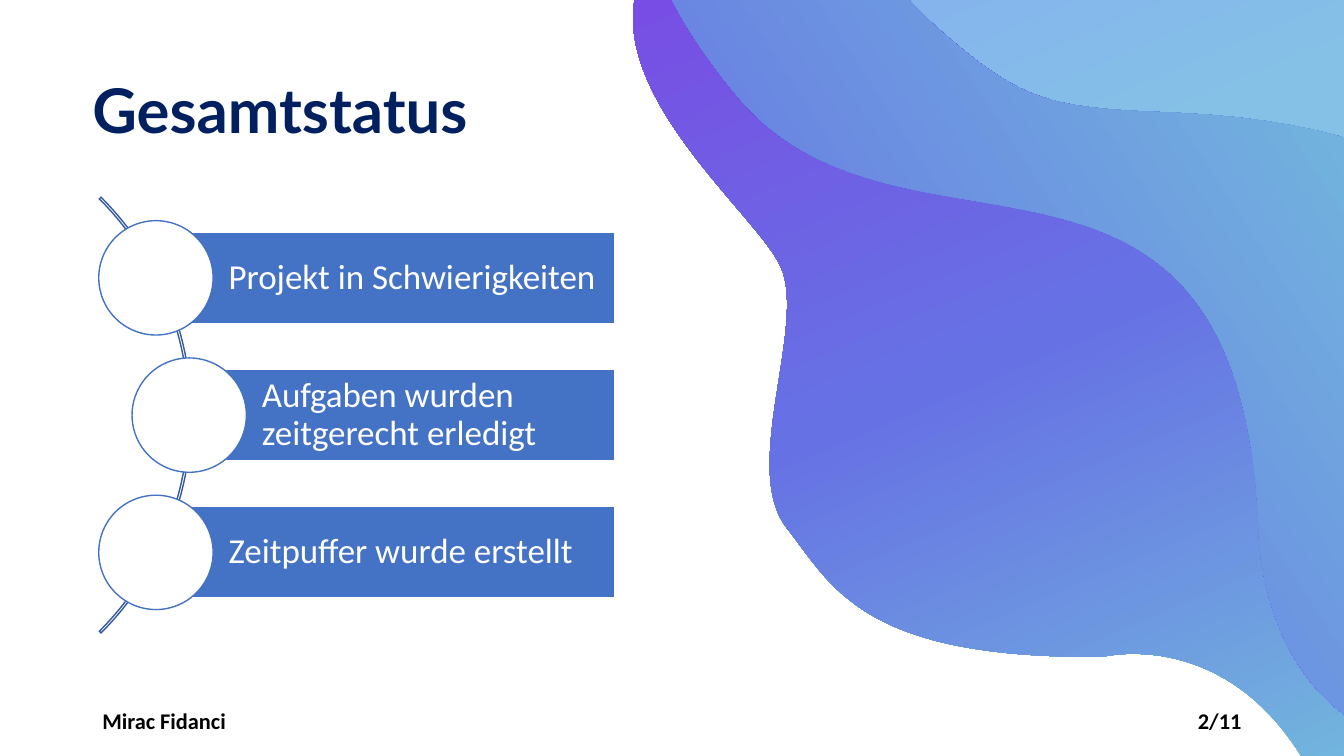
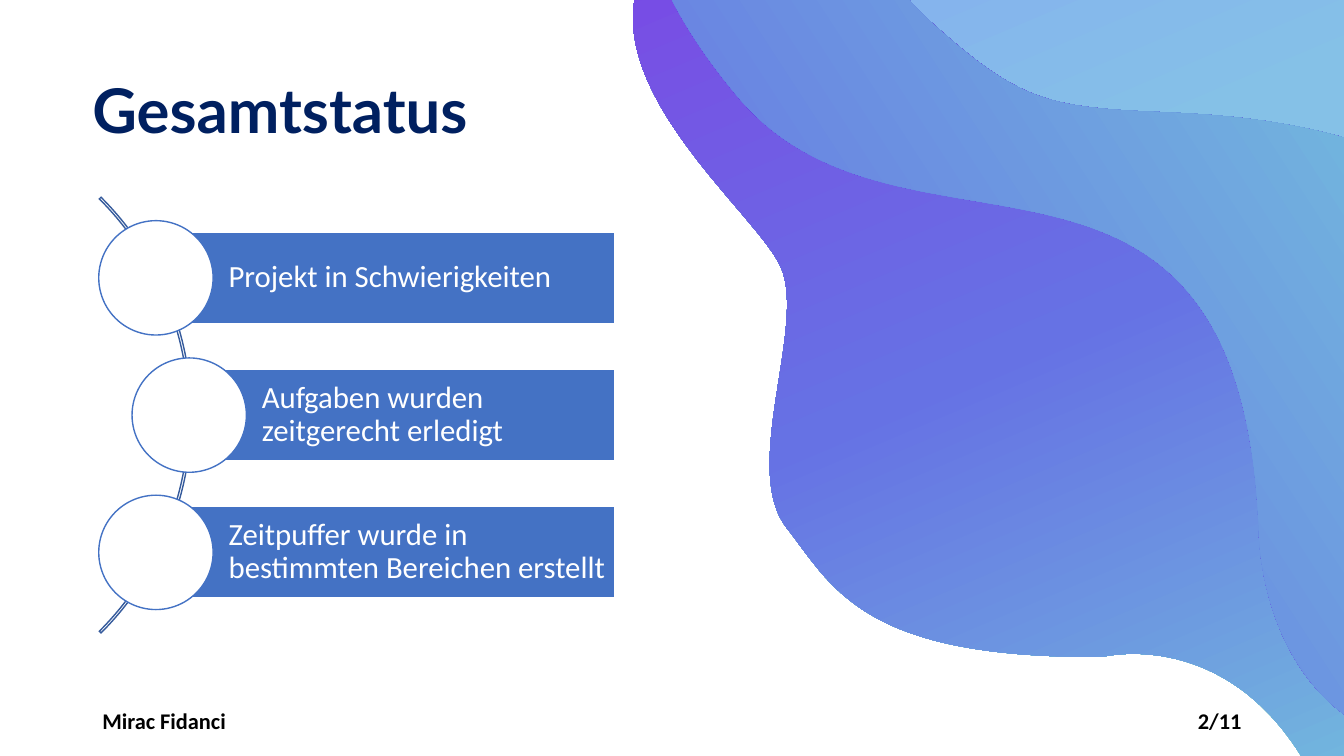
Before and after one commit to LuckyForce/ShareList, a slide deck: slide 2 of documents/T3-ShareList-Statuspräsentation_v1.0.pptx. Drawn at 1344x756 pixels with LibreOffice and Linux fonts; fonts in the diff are those of the drawing. Boxes give left, top, right and bottom in pixels: in the first picture for what was removed or moved away, otherwise in the second. Text is boxed around its words. In the diff, an @@ line names an element or a change of style, - is before the commit and + after.

```diff
--- a/documents/T3-ShareList-Statuspräsentation_v1.0.pptx
+++ b/documents/T3-ShareList-Statuspräsentation_v1.0.pptx
@@ text "Projekt in Schwierigkeiten" at [229,265,551,293]: size 25 to 22 pt; less space between paragraphs @@
@@ text "Aufgaben wurden zeitgerecht erledigt" at [262,386,503,447]: size 25 to 22 pt; less space between paragraphs @@
@@ text at [229,523,605,578]: text changed; size 25 to 22 pt @@
-Zeitpuffer wurde erstellt
+Zeitpuffer wurde in bestimmten Bereichen erstellt
```
Also in this commit, not shown: 2 other slides changed, 1 other file.
